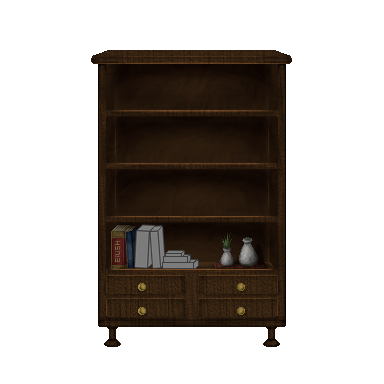
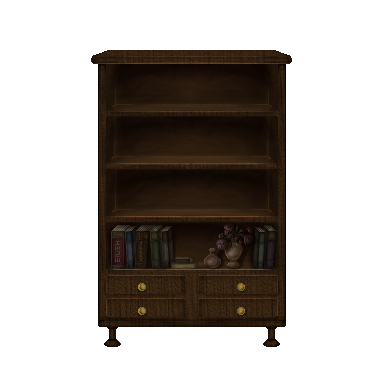
Before/after of a 384px x 384px layered artwork. What changed in the layer stack:
added group "Books" with 56 layers above "Shelves" over [left=106, top=206, right=278, bottom=271]
added layer "Taso 45" (multiply, 75%) in group "Books" over [left=107, top=221, right=278, bottom=271]
added group "Shelves" with 14 layers above "BookShelf" over [left=106, top=64, right=278, bottom=271]
moved "Taso 13" into group "Shelves", painted on it over [left=110, top=126, right=274, bottom=267]
moved "Taso 7 kopio" into group "Shelves" over [left=106, top=64, right=278, bottom=271]
moved "Layer 1 copy 3" into group "Shelves" over [left=106, top=64, right=278, bottom=111]
moved "Layer 1 copy 2" into group "Shelves", painted on it over [left=106, top=108, right=278, bottom=163]
moved "Layer 1 copy" into group "Shelves" over [left=106, top=161, right=278, bottom=216]
moved "Layer 1" into group "Shelves" over [left=107, top=215, right=278, bottom=271]
moved "Taso 11 kopio" into group "Shelves" over [left=111, top=64, right=271, bottom=111]
moved "Taso 11 kopio 3" into group "Shelves" over [left=112, top=116, right=272, bottom=163]
moved "Taso 11 kopio 2" into group "Shelves" over [left=112, top=169, right=272, bottom=216]
moved "Taso 11" into group "Shelves" over [left=112, top=221, right=271, bottom=271]
removed layer "Taso 4 kopio 3" over [left=106, top=64, right=278, bottom=269]
added layer "Taso 4 kopio 4" in group "Shelves" over [left=106, top=64, right=278, bottom=269]
added group "BookShelf" with 7 layers above "Layer 2" over [left=106, top=64, right=278, bottom=271]
moved "Taso 12" into group "BookShelf" over [left=106, top=64, right=278, bottom=271]
moved "Taso 10" into group "BookShelf" over [left=106, top=64, right=278, bottom=271]
renamed "Taso 1" to "Base", moved it into group "BookShelf" over [left=106, top=64, right=278, bottom=271]
…and 80 more changes (55 added, 4 opacity, 7 painted, 9 removed, 12 stack)
